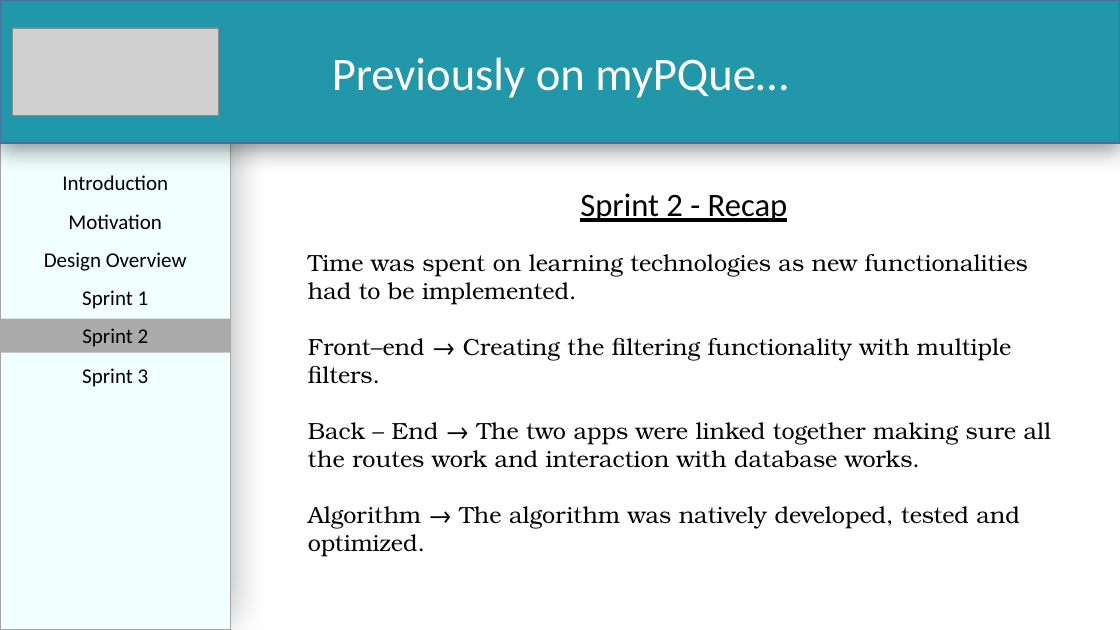
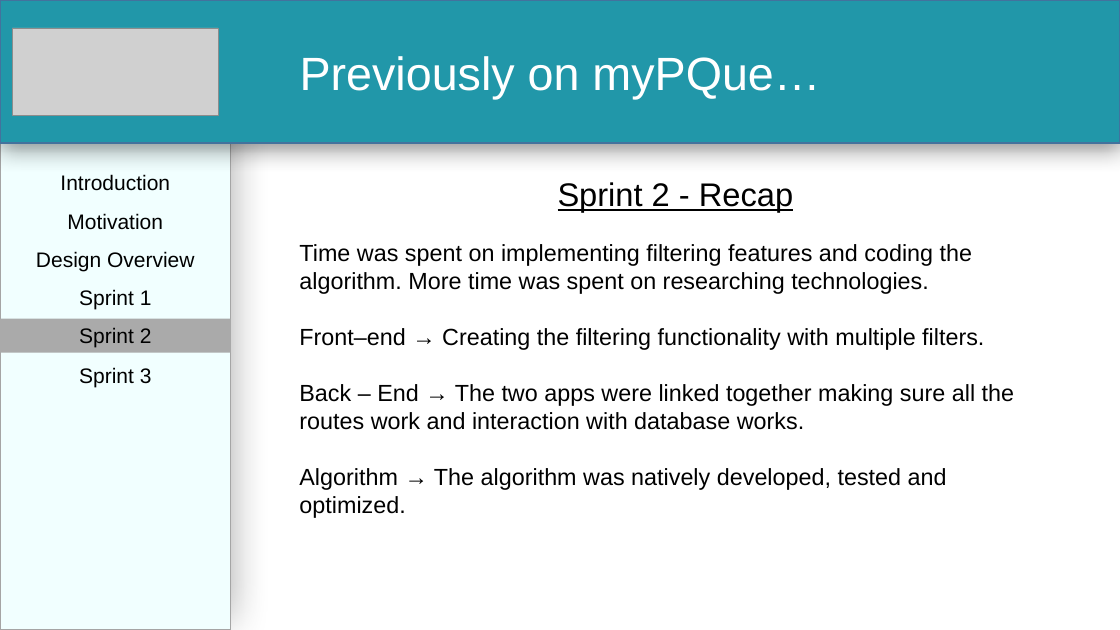
Before and after one commit to PalinaRawat/MyPQue, a slide deck: slide 8 of Documents/Team 7 - Sprint 3 Presentation.pptx (slide 9 before the commit). Drawn at 1120x630 pixels with LibreOffice and Linux fonts; fonts in the diff are those of the drawing; grey boxes stand for pictures. Boxes give left, top, right and bottom in pixels: in the first picture for what was removed or moved away, otherwise in the second. Text is boxed around its words. In the diff, an @@ line names an element or a change of style, - is before the commit and + after.

```diff
--- a/Documents/Team 7 - Sprint 3 Presentation.pptx
+++ b/Documents/Team 7 - Sprint 3 Presentation.pptx
@@ text "Sprint 2 - Recap": place and size @@
-text "Sprint 2 - Recap" at bbox=[308, 193, 1052, 557]
+text "Sprint 2 - Recap" at bbox=[299, 182, 1014, 518]
@@ text at bbox=[299, 182, 1014, 518]: font Calibri to Arial in "Sprint 2 - Recap"; font TeX Gyre Bonum to Arial in "Front–end → Creating the filtering functionality with ...", "Back – End → The two apps ...", "Algorithm → The algorithm was natively developed, ..." @@
@@ text at bbox=[299, 244, 972, 294]: text changed; font TeX Gyre Bonum to Arial @@
-Time was spent on learning technologies as new functionalities had to be implemented.
+Time was spent on implementing filtering features and coding the algorithm. More time was spent on researching technologies.
@@ font Calibri to Arial in 7 elements at bbox=[0, 0, 1120, 143], bbox=[60, 174, 170, 191], bbox=[67, 213, 163, 230], bbox=[36, 251, 194, 272], bbox=[79, 289, 152, 310], bbox=[0, 318, 231, 352], bbox=[79, 367, 152, 388] @@
```
Also in this commit, not shown: 9 other slides changed, 8 slides added, 1 other file.
